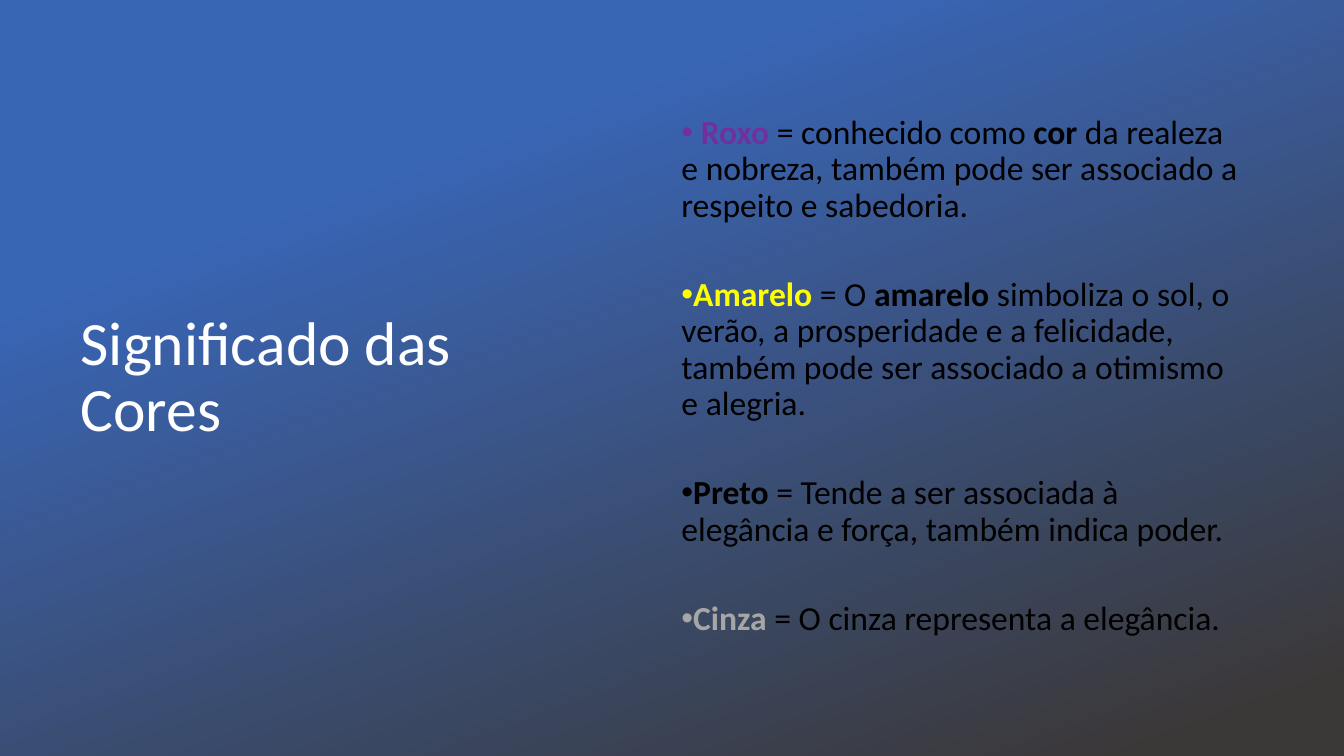
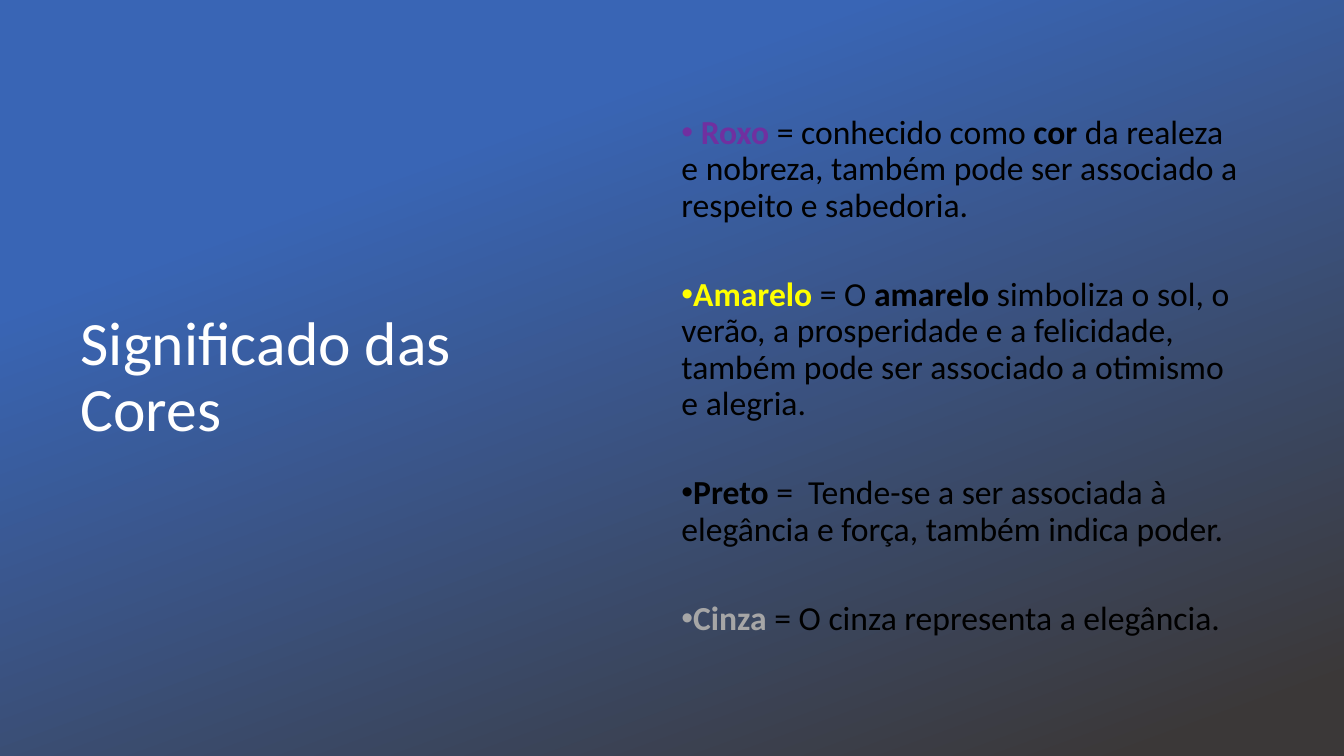
Before and after one commit to carlosmascena/primeiro-repositorio-ads-b, a slide deck: slide 4 of projeto-site/public/documentacao/Slides para o Projeto Individual.pptx. Drawn at 1344x756 pixels with LibreOffice and Linux fonts; fonts in the diff are those of the drawing; background and template pictures are left out. Boxes give left, top, right and bottom in pixels: in the first picture for what was removed or moved away, otherwise in the second. Text is boxed around its words. In the diff, an @@ line names an element or a change of style, - is before the commit and + after.

Commit message:
Atualização ppt

```diff
--- a/projeto-site/public/documentacao/Slides para o Projeto Individual.pptx
+++ b/projeto-site/public/documentacao/Slides para o Projeto Individual.pptx
@@ text at (681,481,1224,547): text changed @@
-• Preto = Tende a ser associada à elegância e força, também indica poder.
+• Preto = Tende-se a ser associada à elegância e força, também indica poder.
```
